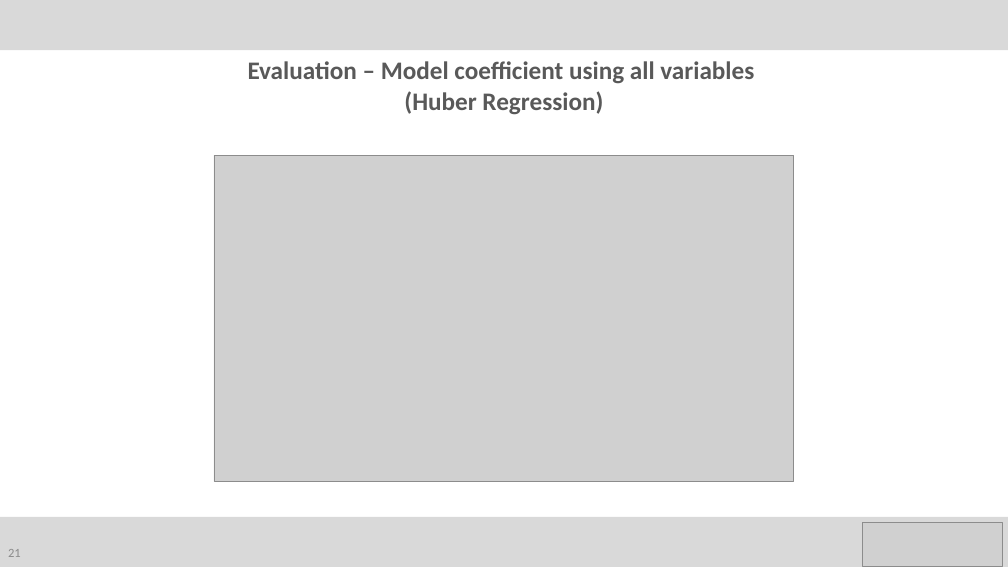
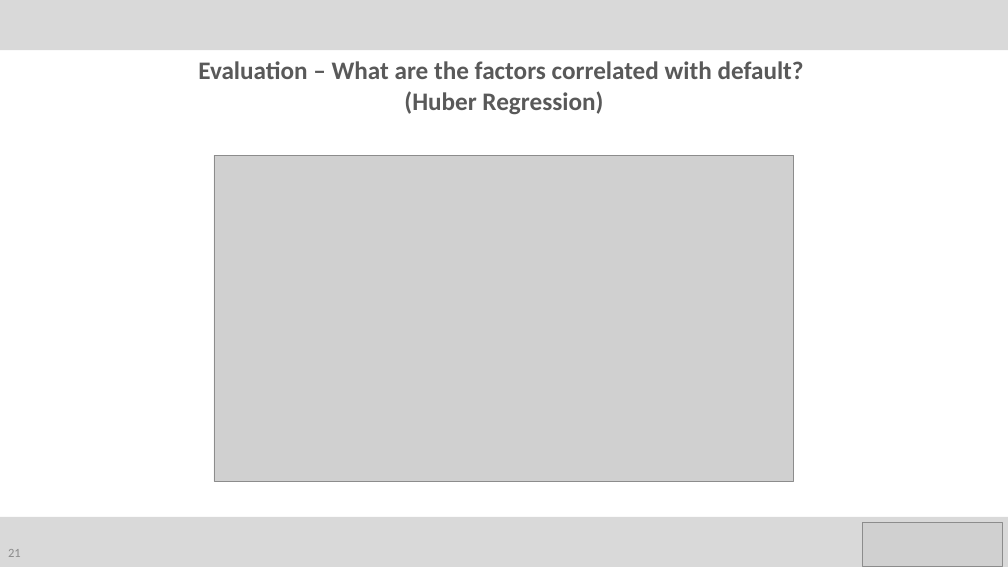
Before and after one commit to ah12068/fca-takehome-test, a slide deck: slide 21 of reports/FCA_presentation.pptx. Drawn at 1008x567 pixels with LibreOffice and Linux fonts; fonts in the diff are those of the drawing; grey boxes stand for pictures. Boxes give left, top, right and bottom in pixels: in the first picture for what was removed or moved away, otherwise in the second. Text is boxed around its words. In the diff, an @@ line names an element or a change of style, - is before the commit and + after.

```diff
--- a/reports/FCA_presentation.pptx
+++ b/reports/FCA_presentation.pptx
@@ text at <box>198,61,804,79</box>: text changed @@
-Evaluation – Model coefficient using all variables
+Evaluation – What are the factors correlated with default?
```
Also in this commit, not shown: 7 other slides changed, 1 other file.
